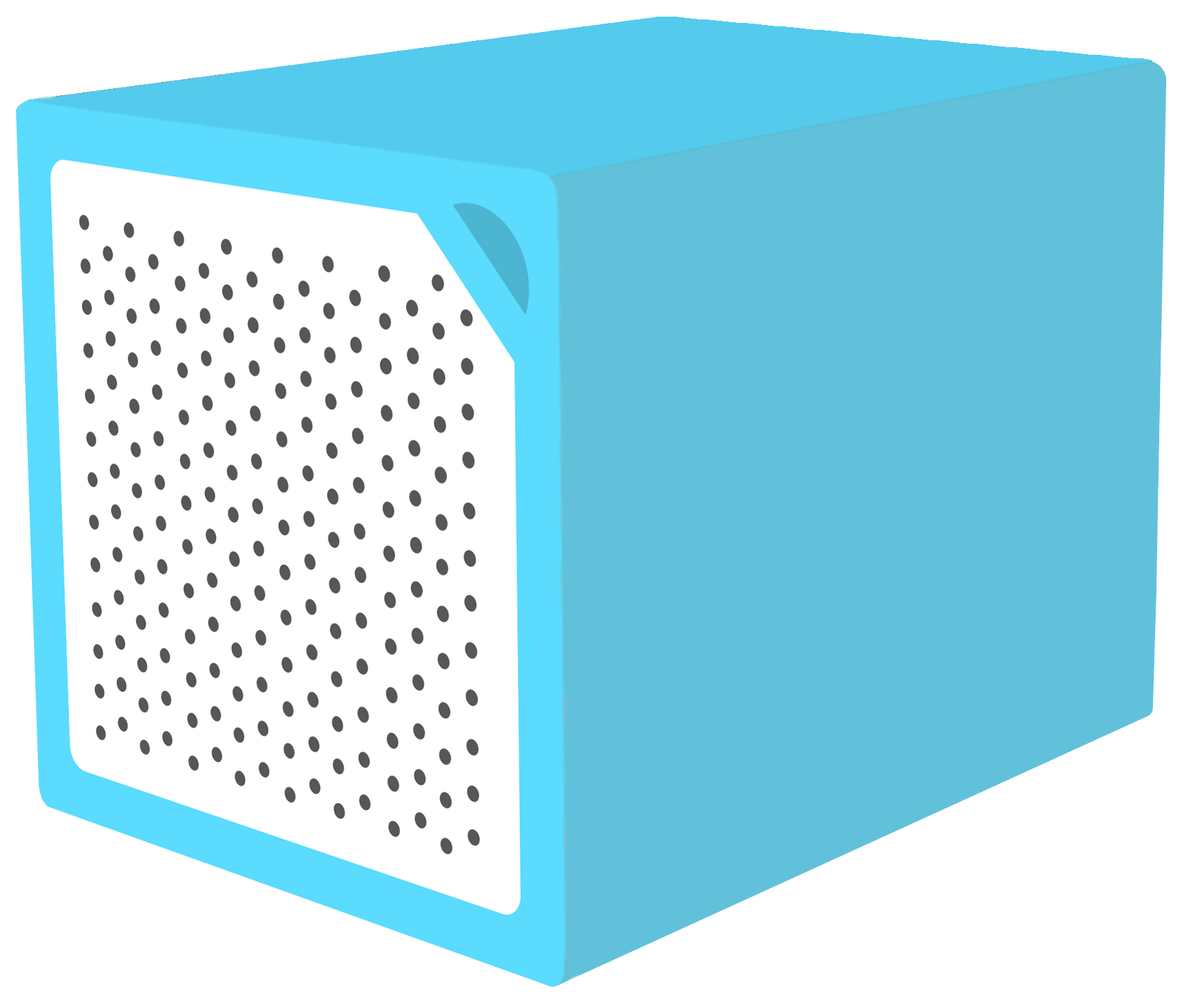
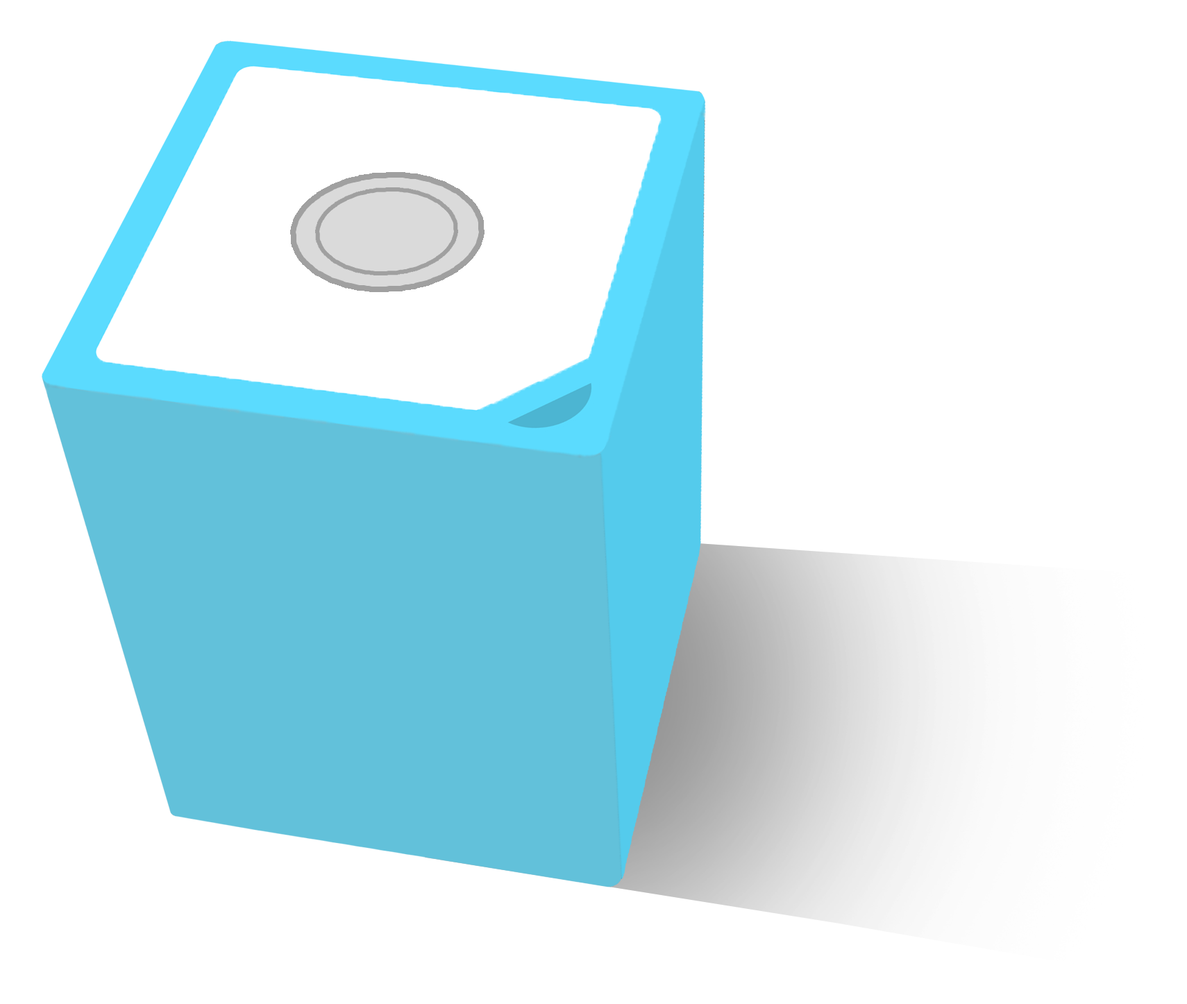
Revision of a layered 1187x1004 image; what changed, layer by layer:
added layer "Vertical View" above "Stacked" over [41, 40, 1145, 964]
renamed "Layer 1" to "Horizontal View", hid it over [15, 16, 1167, 987]
